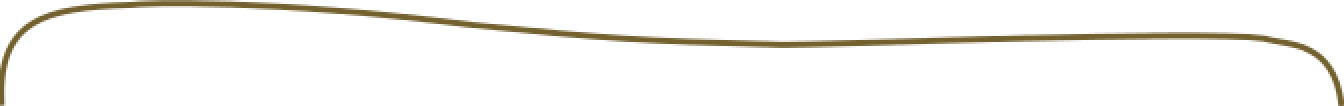
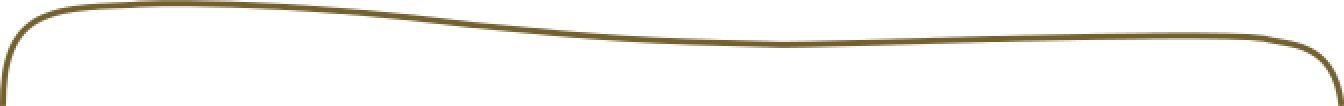
Before/after of a 1344 x 106 layered artwork. What changed in the layer stack:
painted on "Pozadí" over [0, 2, 128, 106]
